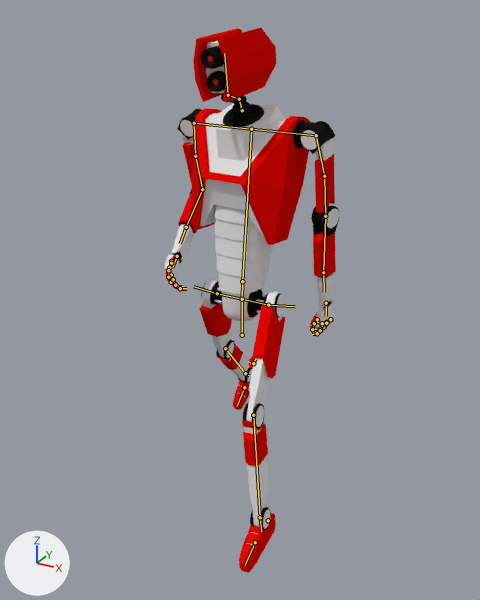
A saved change to the Blender file Blender Model Source/weak_walk_back.blend.
Both versions are drawn from a 50 mm camera at (1.15, -2.06, 1.91) aimed at (-0.03, 0.1, 0.83). The lights are fixed; the arrows at lower left show +X, +Y and +Z. Both versions are drawn at frame 9 of the action 'ArmatureAction.001'; the numbers are the values there. The bones that bend it are drawn over the model as lines.
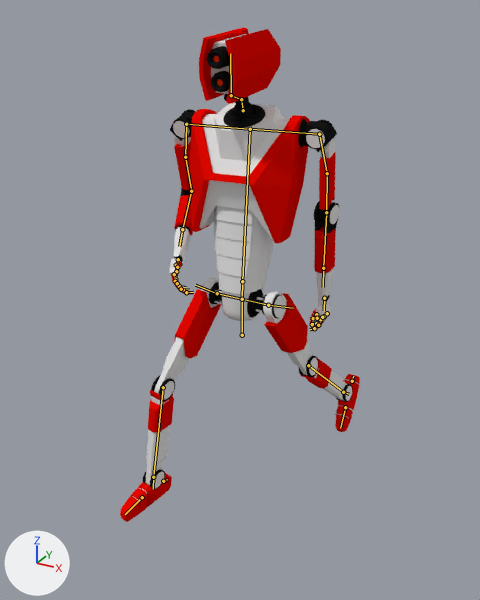
What the commit changed:
Bone 'hip.l' (bone_hip_l) turns from (0, -40, 0) to (0, 35, 0) degrees about its own x, y and z.
Bone 'knee.l' (bone_knee_l) turns from (37, 0, 0) to (15, 0, 0) degrees about its own x, y and z.
Bone 'foot.l' (bone_foot_l) turns from (-2, 0, 0) to (-4, 0, 0) degrees about its own x, y and z.
Bone 'foot_1.l' (bone_foot_1_l) turns from (0, 0, 0) to (15, 0, 0) degrees about its own x, y and z.
Bone 'torso_4' (bone_torso_4) turns from (-3, -5, 0) to (-3, 5, 0) degrees about its own x, y and z.
Bone 'neck' (bone_neck) turns from (0, 5, 0) to (0, -5, 0) degrees about its own x, y and z.
Bone 'hip.r' (bone_hip_r) turns from (0, -32, 0) to (0, 40, 0) degrees about its own x, y and z.
Bone 'knee.r' (bone_knee_r) turns from (15, 0, 0) to (37, 0, 0) degrees about its own x, y and z.
Bone 'foot.r' (bone_foot_r) turns from (-5, 1, 0) to (-2, 1, 0) degrees about its own x, y and z.
Bone 'foot_1.r' (bone_foot_1_r) turns from (15, 0, 0) to (0, 0, 0) degrees about its own x, y and z.

What differs and where, as boxes (x1, y1, x2, y2) in the pictures (480 x 600 px):
'Cube', posed (38% wider, 9% shorter)
    before: (165, 28, 339, 573)
    after: (120, 27, 360, 522)
bone 'knee.l', root to tip
    before: (253, 415) to (260, 517)
    after: (308, 365) to (343, 392)
bone 'foot.l', root to tip
    before: (260, 517) to (261, 531)
    after: (343, 392) to (349, 394)
bone 'foot_1.l', root to tip
    before: (255, 542) to (245, 565)
    after: (345, 407) to (340, 428)
bone 'torso_4', root to tip
    before: (242, 281) to (251, 129)
    after: (242, 281) to (250, 129)
bone 'neck', root to tip
    before: (242, 110) to (239, 99)
    after: (243, 110) to (241, 99)
bone 'knee.r', root to tip
    before: (225, 348) to (245, 373)
    after: (163, 387) to (153, 477)
bone 'foot.r', root to tip
    before: (245, 373) to (249, 375)
    after: (153, 477) to (153, 489)
bone 'foot_1.r', root to tip
    before: (244, 387) to (237, 406)
    after: (142, 497) to (125, 514)
